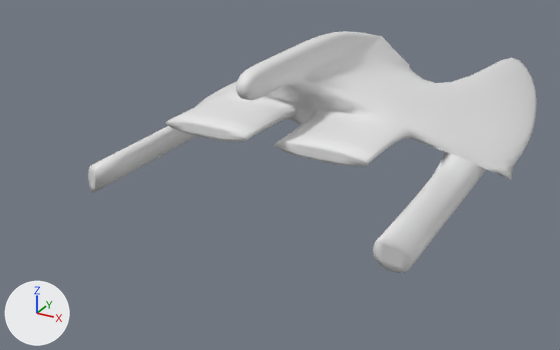
An edit to the Blender file Own Models/Trident1.blend, drawn before and after from the same camera.
Camera for both pictures: a 50 mm camera at (7.78, -16.76, 5.95) aimed at (-0.75, -1.25, -1.8). Lighting does not change. The marker at lower left points along +X, +Y and +Z.

Script lines for the objects in view, before the commit:
```python
me_cube_001 = bpy.data.meshes.new('Cube.001')
me_cube_001.from_pydata(...)  # 60 vertices, 54 faces; spans x -4.58..0.0, y -6.7..6.88, z -1.68..1.66
me_cube_001.polygons.foreach_set('use_smooth', [True] * 54)
# before: 8 (-0.22, 2.44, -0.02), 16 (-0.22, 2.44, 0.16), 44 (0.0, 2.44, -0.02), 46 (0.0, 2.44, 0.16)
ob_cube = bpy.data.objects.new('Cube', me_cube_001)
ob_cube.location = (0.0, 1.63, 0.0)
_m = ob_cube.modifiers.new('Subsurf', 'SUBSURF')
_m = ob_cube.modifiers.new('Mirror', 'MIRROR')
```
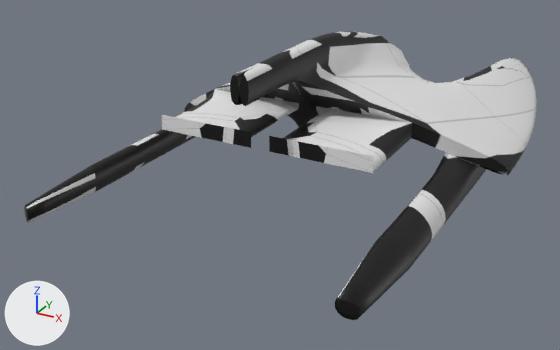
What differs and where, as boxes [x1, y1, x2, y2] in the pictures (560 x 350 px; the box of a moved part takes in the faces that stretch with it):
'Cube', reshaped (14% wider, 19% taller)
    before: [88, 31, 537, 273]
    after: [25, 31, 537, 320]
part 1 of me_cube_001, moved or reshaped
    before: [88, 77, 511, 273]
    after: [25, 75, 508, 320]
part 2 of me_cube_001, moved or reshaped
    before: [384, 39, 407, 63]
    after: [383, 37, 408, 63]
part 3 of me_cube_001, recoloured (white to black)
    both: [91, 31, 535, 268]

Diff of the bpy script that builds the scene:
```diff
--- a/Own Models/Trident1.blend.py
+++ b/Own Models/Trident1.blend.py
@@ img_untitled_003 @@
+img_untitled_003 = load_image('Untitled.003', 'Trident/Tridenttex.png', 2048, 2048, 'sRGB')
@@ mat_untitled_003 @@
+mat_untitled_003 = principled_material('Untitled.003')
+mat_untitled_003.texture = img_untitled_003
@@ me_cube_001 @@
 # used by ob_cube; location = (0.0, 1.63, 0.0)
 # verts and faces of me_cube_001; kept vertices keep their numbers, new ones are numbered from 60
-me_cube_001.from_pydata(...)  # 60 vertices, 54 faces; spans x -4.58..0.0, y -6.7..6.88, z -1.68..1.66
+me_cube_001.from_pydata(...)  # 87 vertices, 57 faces; spans x -4.58..0.0, y -8.59..6.88, z -1.68..1.66
+# me_cube_001 part 1
+# 11 faces are deleted
+# 22 vertices are added at x -4.58..0.0, y -8.59..-1.54, z -1.68..1.66
+# 5 new vertices lie (0.0, 0.0, 0.36) away from vertices in x -4.58..-0.22, y -5.11..-1.54, z -1.31..-0.2
+# 14 new faces join them
+# me_cube_001 part 2
+for i in [8, 16, 44, 46]: verts[i] += (0.0, 0.56, 0.0)
+# me_cube_001 part 3: 43 faces spanning x -4.58..0.0, y -6.7..6.88, z -1.68..1.66 switch from no material to mat_untitled_003 (picture img_untitled_003)
```
